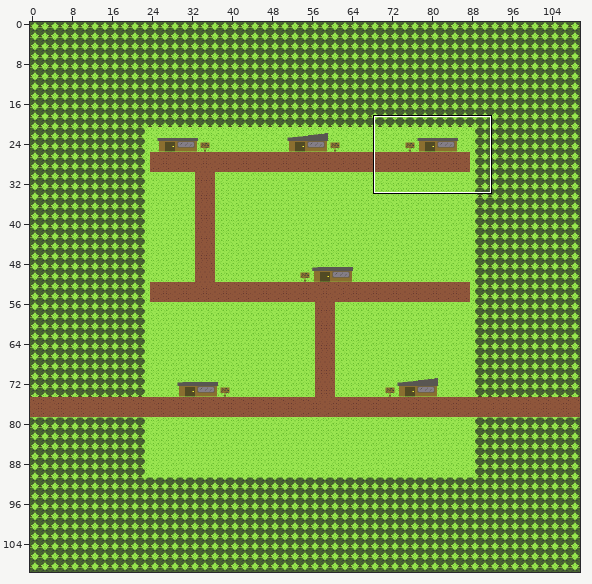
Tiled map: assets/gfx/tileset/scene1_map.tmx. Above: a wide view before the commit, with the close-up outlined.
Close-up. First the earlier version:
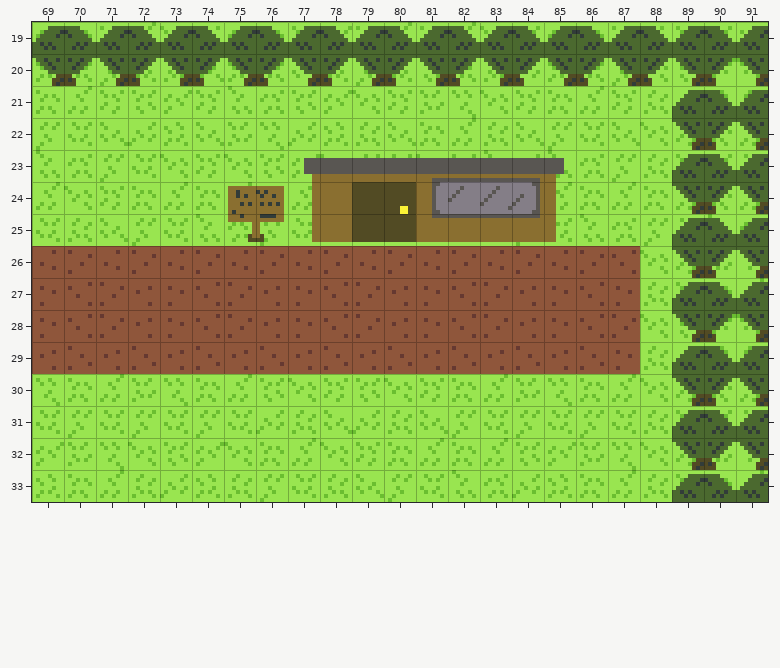
Cells are 8x8 px. Shown: x 69..91, y 19..33. The commit also changed other parts of the map, which this record leaves out. Tiles whose own drawing changed are shown in their newer look in all pictures.
The result:
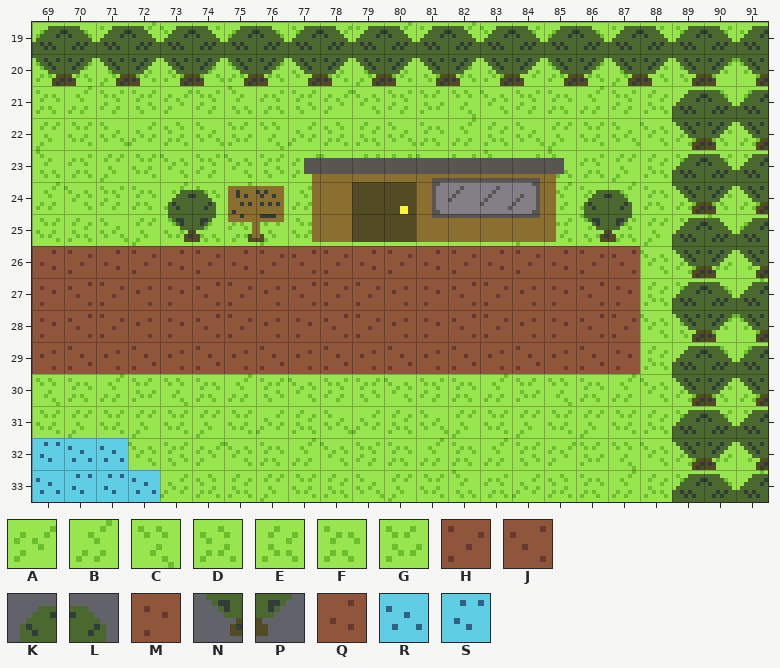
Key: from "scene1_tileset": A 0, B 0 flipped on the other diagonal, C 0 turned 90, D 80, E 80 flipped left-right, F 80 flipped on the other diagonal, G 80 turned 90, H 320, J 320 flipped left-right, K 324, L 325, M 400 flipped left-right, N 404, P 405, Q 481 flipped up-down, R 640, S 641.
_ is an empty cell, . an unchanged one.
The exact change:
--- layer "background"
@@ x 77..78 @@
-26 _.
-27 __
+26 J.
+27 JH
@@ x 69..72 @@
-32 AGC.
-33 DFBE
+32 SRR.
+33 RSSR
--- layer "signs"
@@ x 77..78 @@
-26 Q.
-27 MJ
+26 _.
+27 __
--- layer "walls #2"
@@ x 73..87 @@
-24 __...........__
-25 __...........__
+24 KL...........KL
+25 NP...........NP
Boxes around the changes in both close-ups, in picture pixels (x1, y1, x2, y2):
added: (168, 190, 216, 242)
added: (584, 190, 632, 242)
changed: (292, 250, 348, 306)
changed: (32, 438, 160, 502)
